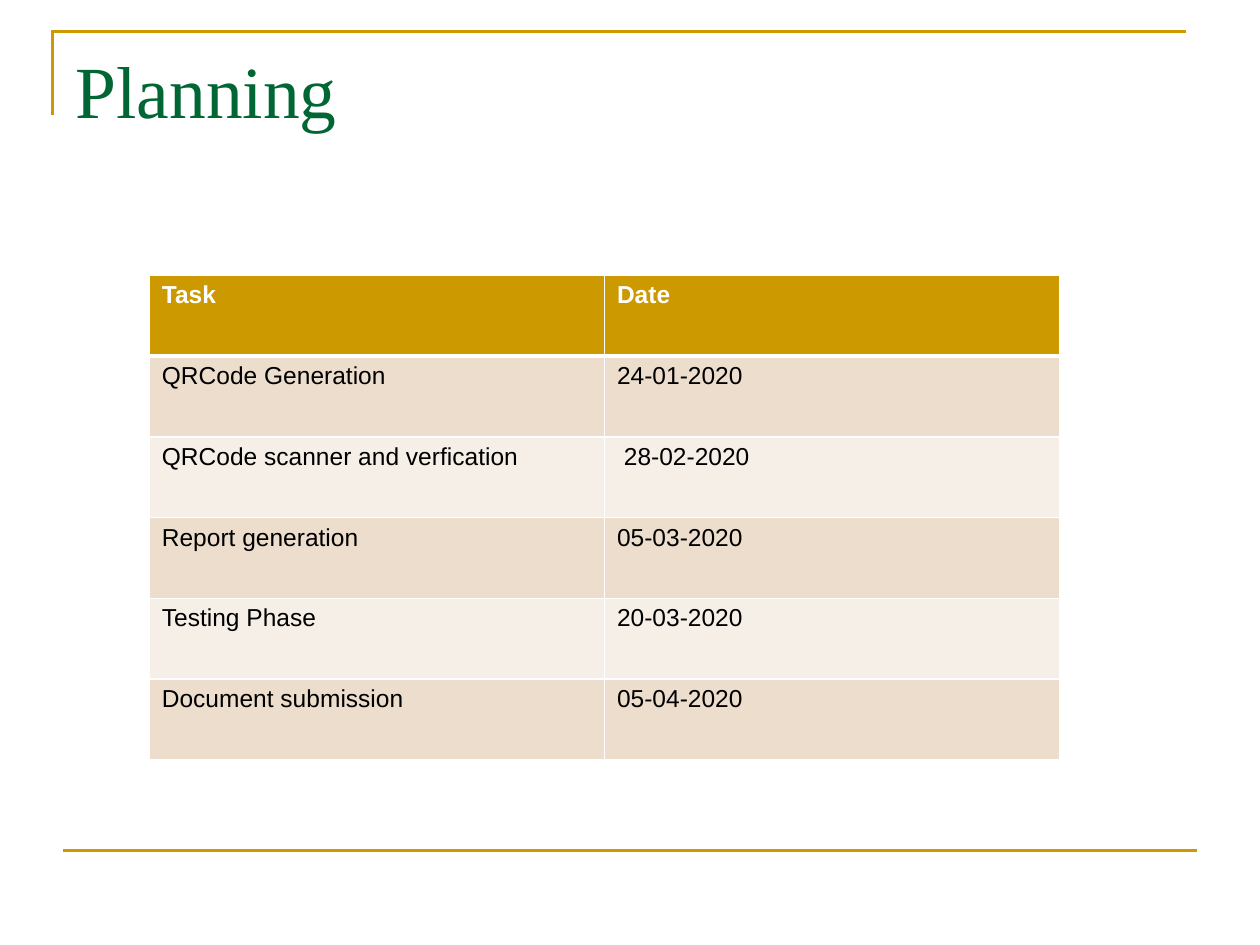
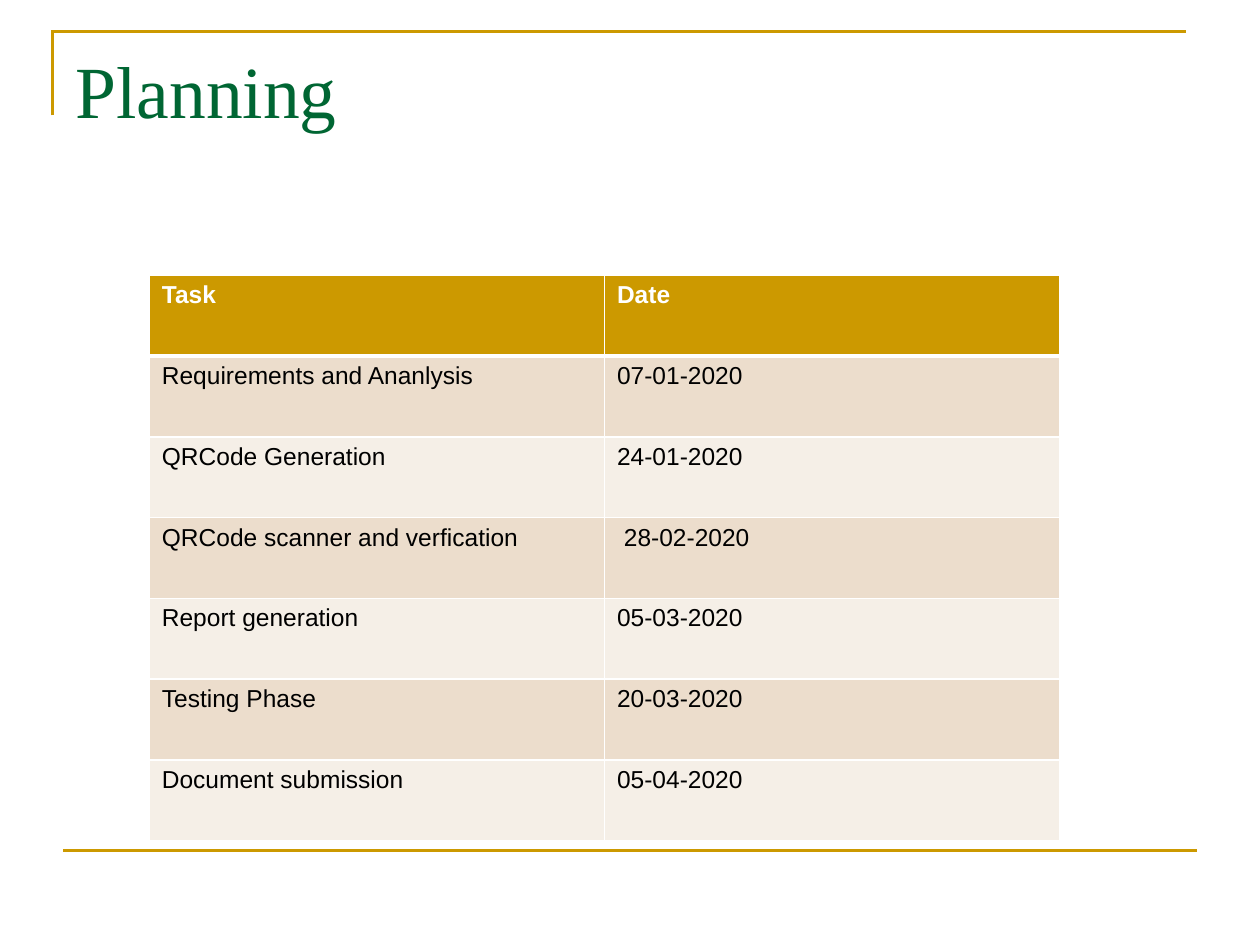
Before and after one commit to QR-Code-based-Library-Auditing-System/A6_BATCH_2020, a slide deck: slide 9 of project_abstract (3).pptx. Drawn at 1260x945 pixels with LibreOffice and Linux fonts; fonts in the diff are those of the drawing; background and template pictures are left out. Boxes give left, top, right and bottom in pixels: in the first picture for what was removed or moved away, otherwise in the second. Text is boxed around its words. In the diff, an @@ line names an element or a change of style, - is before the commit and + after.

```diff
--- a/project_abstract (3).pptx
+++ b/project_abstract (3).pptx
@@ table at bbox=[149, 275, 1058, 840] @@
+row 2: Requirements and Ananlysis | 07-01-2020
```
Also in this commit, not shown: 2 other slides changed.
